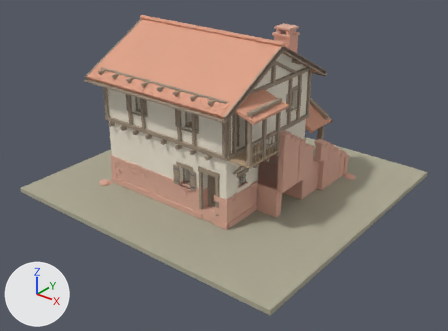
The glTF model docs/obraz/dom-kuznya/dom.glb as it was, and as the next commit left it.
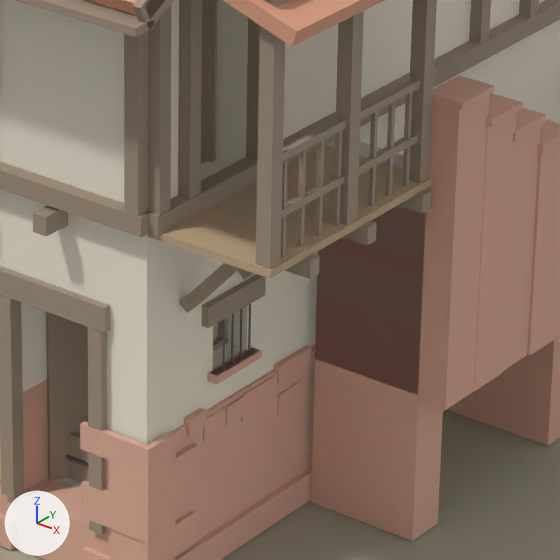
Old and new are each drawn whole from a camera (50 mm lens) standing at (26.4, -31.6, 17.0) and looking at (6.5, -6.8, 1.6) and again close up on the part from 44% to 68% of the width and 35% to 67% of the height. The lights are fixed; the arrows at lower left show +X, +Y and +Z. The older version's two pictures come first. Where no turn or scale is listed for an object, it has been applied to the vertices. Vertices at exactly the same position are counted once.

The older version as bpy lines, for what is in view:
```python
me_obolochka__m00 = bpy.data.meshes.new('obolochka__m00')
me_obolochka__m00.from_pydata(...)  # 1402 vertices, 2220 faces; spans x 0.28..11.01, y -10.09..-0.23, z 0.0..4.86
me_obolochka__m00.materials.append(mat_m00)  # beige #ddad9a
me_obolochka__m03 = bpy.data.meshes.new('obolochka__m03')
me_obolochka__m03.from_pydata(...)  # 42 vertices, 68 faces; spans x 0.15..10.95, y -10.1..-0.4, z 2.76..6.95
me_obolochka__m03.materials.append(mat_m03)  # beige #dda085
me_obolochka__m11 = bpy.data.meshes.new('obolochka__m11')
me_obolochka__m11.from_pydata(...)  # 140 vertices, 228 faces; spans x 0.35..10.6, y -7.43..-0.15, z 0.0..4.0
me_obolochka__m11.materials.append(mat_m11)  # light grey #cec7bf
ob_obolochka__m00 = bpy.data.objects.new('obolochka__m00', me_obolochka__m00)
ob_obolochka__m00.location = (0.0, 0.0, 0.0)
ob_obolochka__m03 = bpy.data.objects.new('obolochka__m03', me_obolochka__m03)
ob_obolochka__m03.location = (0.0, 0.0, 0.0)
ob_obolochka__m11 = bpy.data.objects.new('obolochka__m11', me_obolochka__m11)
ob_obolochka__m11.location = (0.0, 0.0, 0.0)
# also in view: 'mebel__m02' at (6.0, -6.3, 3.2); 'zemlya__m00' at (5.9, -5.5, -0.2); 'obolochka__m09' at (9.9, -8.7, 4.0); 'obolochka__m01' at (4.9, -6.3, 5.2); 'obolochka__m02' at (5.4, -5.5, 4.6)
```
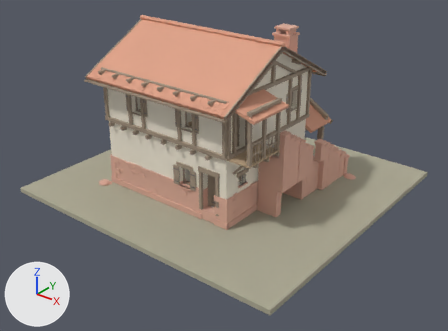
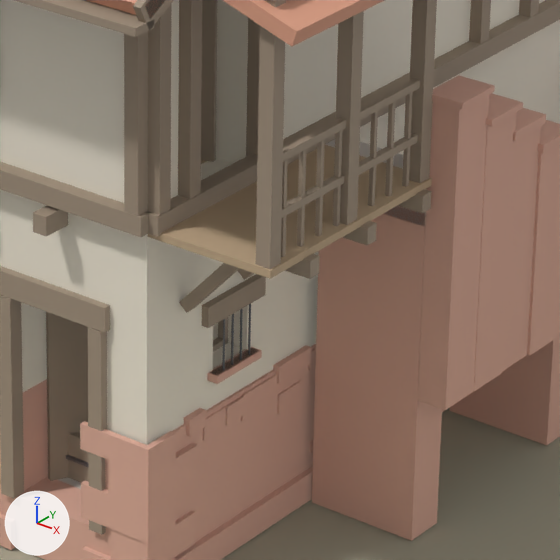
What differs and where, as boxes (x1, y1, x2, y2) in the close-ups (560 x 560 px; the box of a moved part takes in the faces that stretch with it):
part 1 of me_obolochka__m00, added (beige): after (312, 206, 442, 541)
part 2 of me_obolochka__m00, moved or reshaped (not visible afterwards): before (315, 206, 560, 446)
part 3 of me_obolochka__m11, moved or reshaped (not visible afterwards): before (316, 211, 425, 377)

What the commit changed:
me_obolochka__m00 is used by ob_obolochka__m00; location (0.0, 0.0, 0.0).
me_obolochka__m00 had 1402 vertices, 2220 faces and spanned x 0.28..11.01, y -10.09..-0.23, z 0.0..4.86.
me_obolochka__m00 now has 1414 vertices, 2220 faces and spans x 0.28..11.01, y -10.09..-0.23, z 0.0..4.86.
me_obolochka__m00 part 1: a new loose piece, a box spanning x 9.36..10.59, y -7.43..-6.98, z 0.0..3.65, in mat_m00 (beige #ddad9a).
me_obolochka__m00 part 2: 12 vertices moved from x 9.35..10.6, y -7.43, z 2.2..3.82 to x 9.35..10.6, y -7.16..-5.54, z 2.2..3.82; 8 vertices removed from x 9.35..10.6, y -7.43..-4.92, z 0.0..2.18; 4 vertices added at x 9.35..10.6, y -4.73, z 1.65..2.18.
Other edits to the shape of me_obolochka__m00 do not show in these pictures.
me_obolochka__m11 is used by ob_obolochka__m11; location (0.0, 0.0, 0.0).
me_obolochka__m11 had 140 vertices, 228 faces and spanned x 0.35..10.6, y -7.43..-0.15, z 0.0..4.0.
me_obolochka__m11 now has 146 vertices, 228 faces and spans x 0.35..10.6, y -7.43..-0.15, z 0.0..4.0.
me_obolochka__m11 part 3: 24 vertices moved from x 9.35..10.6, y -7.43, z 1.83..3.64 to x 9.35..10.6, y -6.89..-5.0, z 1.83..3.64.
Other edits to the shape of me_obolochka__m11 do not show in these pictures.
